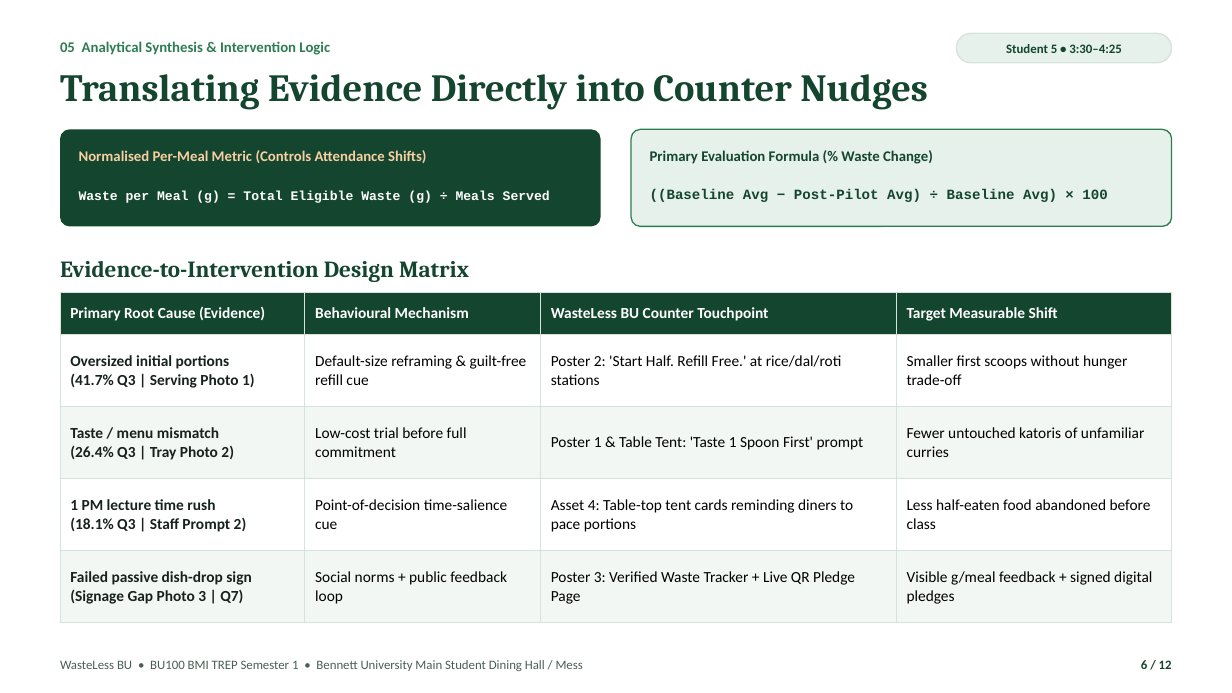
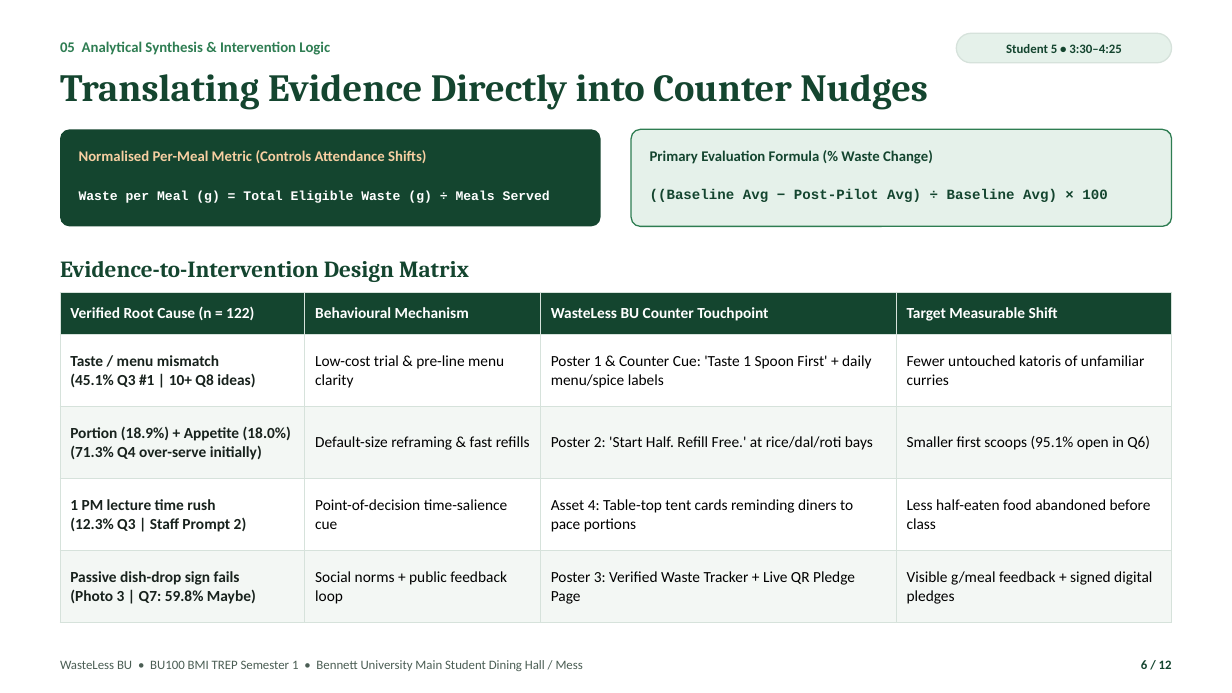
Before and after one commit to PRIYANSHVERMA-droid/wasteless-bu, a slide deck: slide 6 of WasteLess_BU_Pitch_Deck.pptx. Drawn at 1232x693 pixels with LibreOffice and Linux fonts; fonts in the diff are those of the drawing. Boxes give left, top, right and bottom in pixels: in the first picture for what was removed or moved away, otherwise in the second. Text is boxed around its words. In the diff, an @@ line names an element or a change of style, - is before the commit and + after.

Commit message:
Integrate verified Google Form survey data (n=122) across website, posters, DOCX dossier, and PPTX pitch deck

```diff
--- a/WasteLess_BU_Pitch_Deck.pptx
+++ b/WasteLess_BU_Pitch_Deck.pptx
@@ table at box(60, 292, 1172, 608) @@
-row 1, column 1: Primary Root Cause (Evidence)
+row 1, column 1: Verified Root Cause (n = 122)
-row 2: Oversized initial portions / (41.7% Q3 | Serving Photo 1) | Default-size reframing & guilt-free refill cue | Poster 2: 'Start Half. Refill Free.' at rice/dal/roti stations | Smaller first scoops without hunger trade-off
+row 2: Taste / menu mismatch / (45.1% Q3 #1 | 10+ Q8 ideas) | Low-cost trial & pre-line menu clarity | Poster 1 & Counter Cue: 'Taste 1 Spoon First' + daily menu/spice labels | Fewer untouched katoris of unfamiliar curries
-row 3: Taste / menu mismatch / (26.4% Q3 | Tray Photo 2) | Low-cost trial before full commitment | Poster 1 & Table Tent: 'Taste 1 Spoon First' prompt | Fewer untouched katoris of unfamiliar curries
+row 3: Portion (18.9%) + Appetite (18.0%) / (71.3% Q4 over-serve initially) | Default-size reframing & fast refills | Poster 2: 'Start Half. Refill Free.' at rice/dal/roti bays | Smaller first scoops (95.1% open in Q6)
-row 4, column 1: 1 PM lecture time rush / (18.1% Q3 | Staff Prompt 2)
+row 4, column 1: 1 PM lecture time rush / (12.3% Q3 | Staff Prompt 2)
-row 5, column 1: Failed passive dish-drop sign / (Signage Gap Photo 3 | Q7)
+row 5, column 1: Passive dish-drop sign fails / (Photo 3 | Q7: 59.8% Maybe)
```
Also in this commit, not shown: 4 other slides changed, 8 other files.
